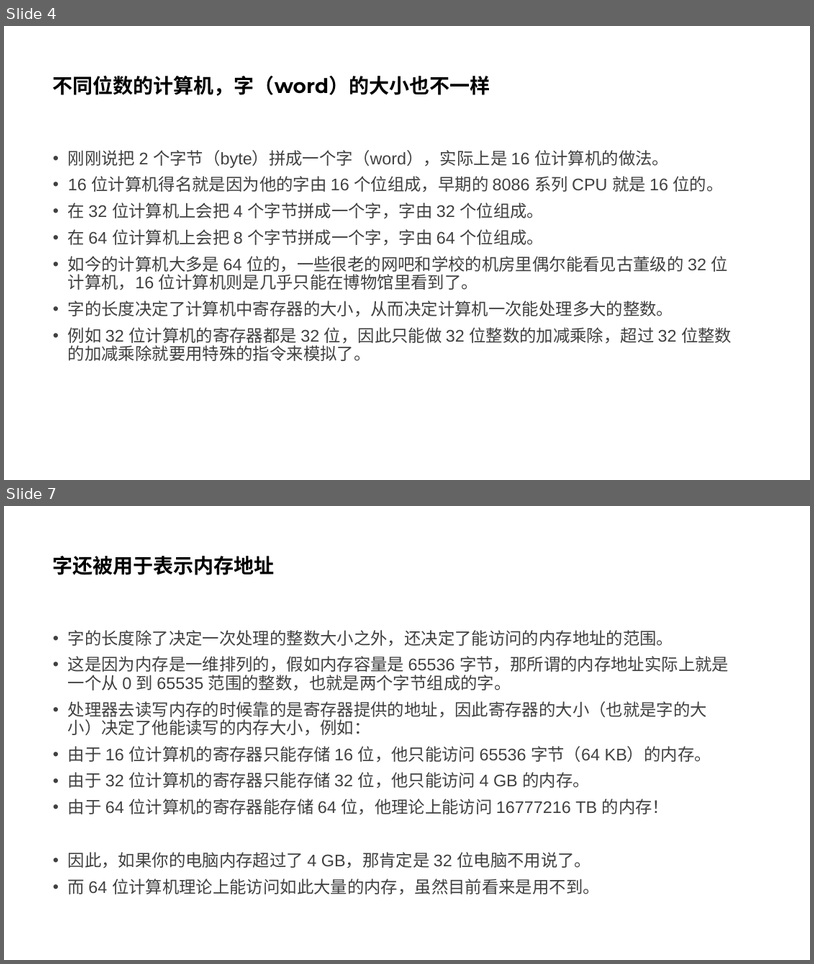
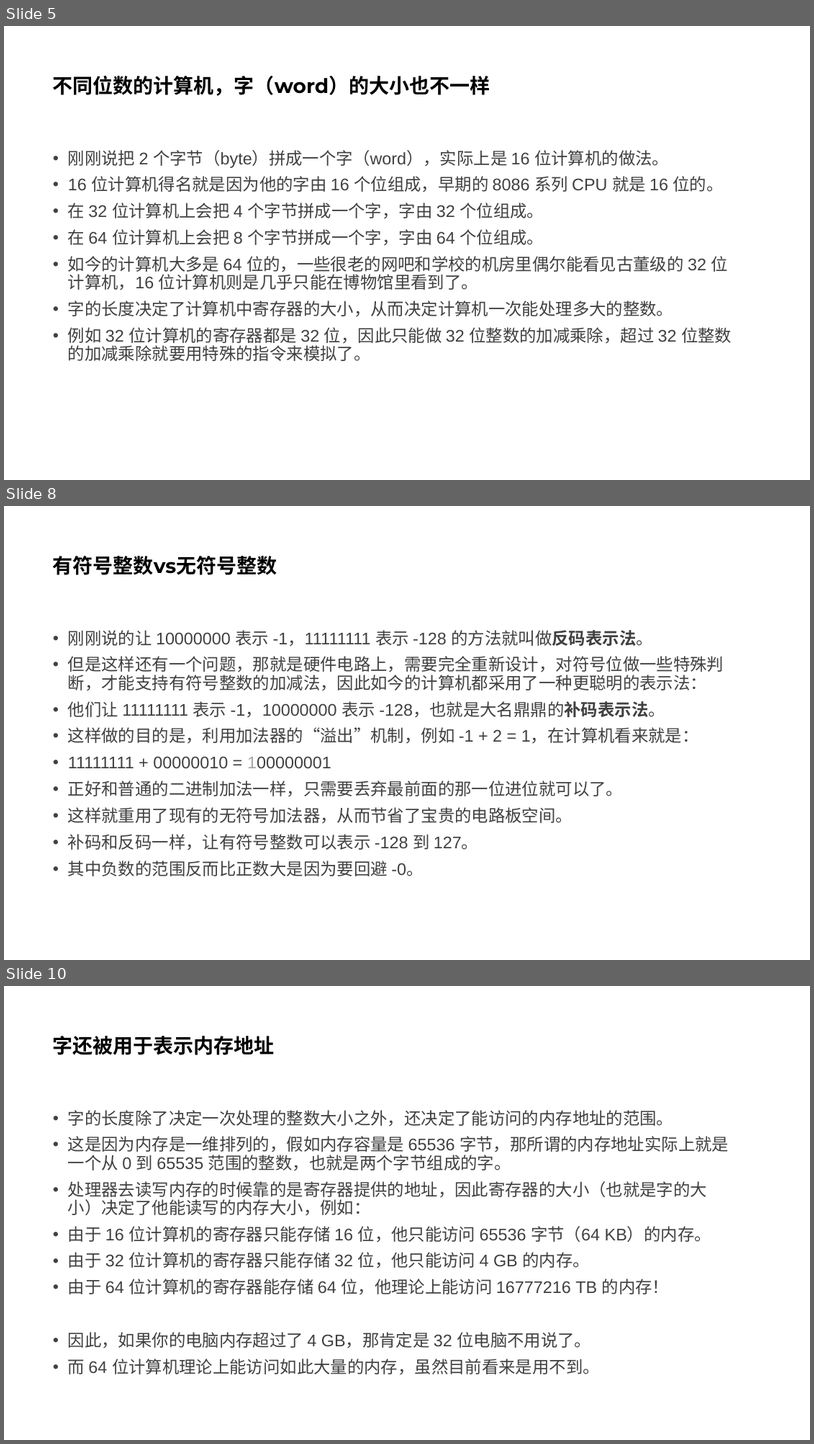
Before and after one commit to parallel101/course, a slide deck: 12/slides.pptx. Shown one above the other, each under a label of ours: slides 4 and 7 before the commit, slides 5, 8 and 10 after it; the slides between them are not shown. The pictures are 814x964 and 814x1444 pixels, drawn with LibreOffice and Linux fonts; fonts in the diff are those of the drawing. Boxes give left, top, right and bottom in pixels: in the first picture for what was removed or moved away, otherwise in the second. Text is boxed around its words. In the diff, an @@ line names an element or a change of style, - is before the commit and + after.

```diff
--- a/12/slides.pptx
+++ b/12/slides.pptx
@@ slide 8 added at (4, 506, 810, 960), background #FFFFFF @@
@@ title added at (53, 556, 277, 575), 24 pt, text #000000, bold @@
+有符号整数vs无符号整数
@@ text added at (68, 630, 724, 876), 20 pt, text #404040 @@
+• 刚刚说的让 10000000 表示 -1，11111111 表示 -128 的方法就叫做反码表示法。
+• 但是这样还有一个问题，那就是硬件电路上，需要完全重新设计，对符号位做一些特殊判断，才能支持有符号整数的加减法，因此如今的计算机都采用了一种更聪明的表示法：
+• 他们让 11111111 表示 -1，10000000 表示 -128，也就是大名鼎鼎的补码表示法。
+• 这样做的目的是，利用加法器的“溢出”机制，例如 -1 + 2 = 1，在计算机看来就是：
+• 11111111 + 00000010 = 100000001
+• 正好和普通的二进制加法一样，只需要丢弃最前面的那一位进位就可以了。
+• 这样就重用了现有的无符号加法器，从而节省了宝贵的电路板空间。
+• 补码和反码一样，让有符号整数可以表示 -128 到 127。
+• 其中负数的范围反而比正数大是因为要回避 -0。
@@ what was slide 4 is now slide 5 @@
@@ what was slide 7 is now slide 10 @@
```
Also in this commit, not shown: 4 slides changed, 36 other slides added, 44 other files.
